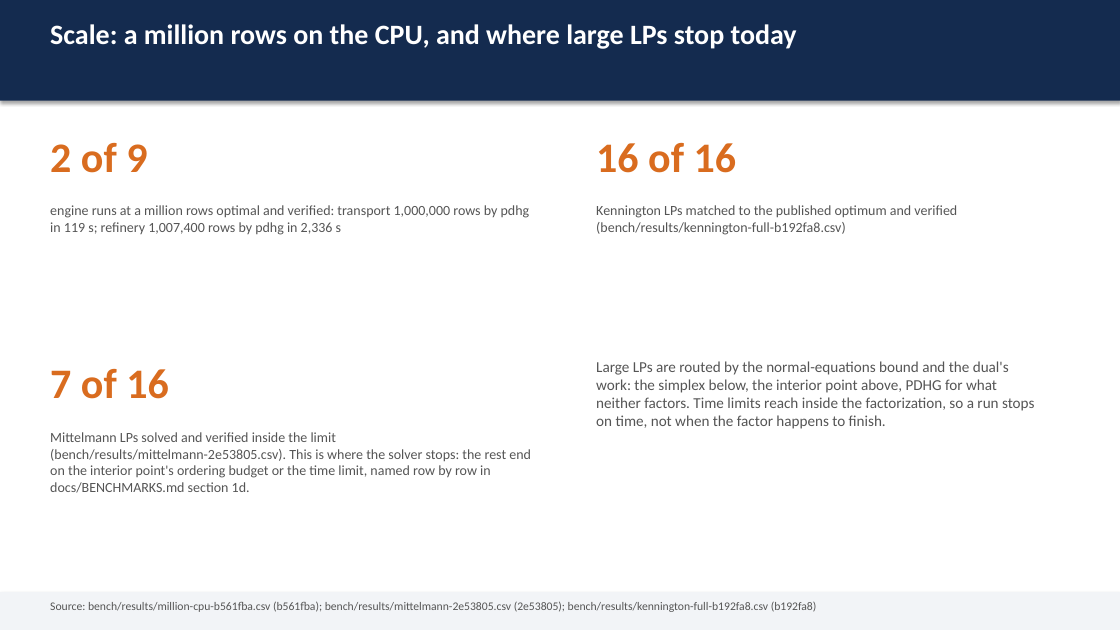
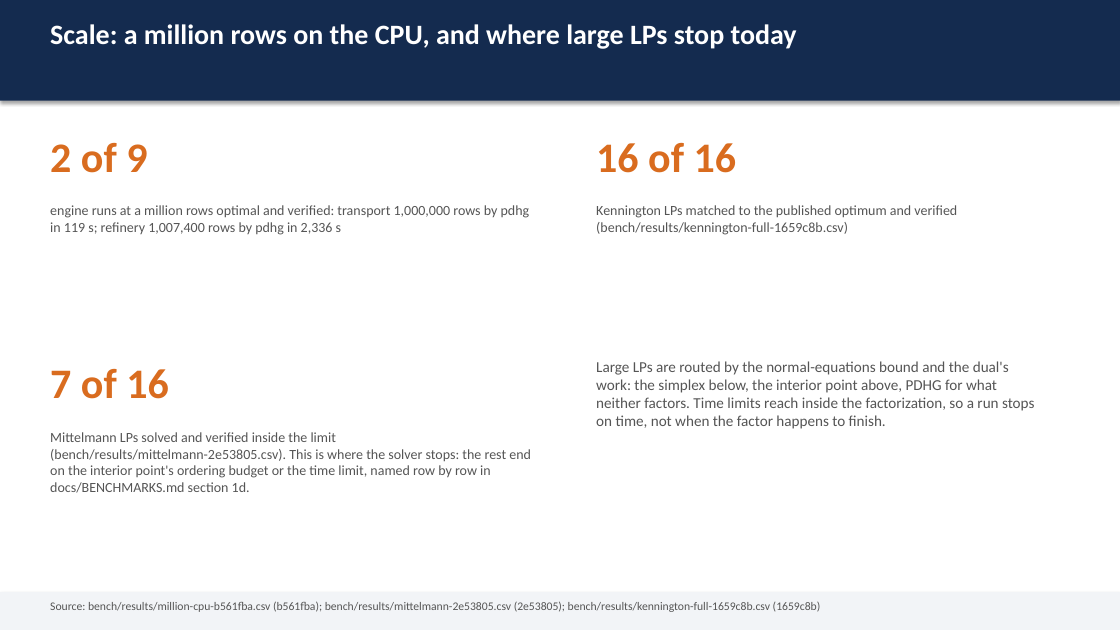
Before and after one commit to thegoodengineers/SANKHYA, a slide deck: slide 8 of docs/SANKHYA-deck.pptx. Drawn at 1120x630 pixels with LibreOffice and Linux fonts; fonts in the diff are those of the drawing. Boxes give left, top, right and bottom in pixels: in the first picture for what was removed or moved away, otherwise in the second. Text is boxed around its words. In the diff, an @@ line names an element or a change of style, - is before the commit and + after.

Commit message:
bench(main): Maros-Meszaros 131 optimal and 129 verified at the reference, pooling 38 of 39 with every certificate checked, and the LP sets, on main at 1659c8b
Every suite below ran through bench.yml on a GitHub-hosted runner, built from main at
1659c8b5 (after #1284, #1288, #1291 and #1282), at each set's stated protocol. The README
scoreboard, docs/BENCHMARKS.md and docs/REPORT.* are regenerated by their generators; the
README prose names the new counts and the merged capabilities a reader should see.

```diff
--- a/docs/SANKHYA-deck.pptx
+++ b/docs/SANKHYA-deck.pptx
@@ text at (596, 205, 957, 235): text changed @@
-Kennington LPs matched to the published optimum and verified (bench/results/kennington-full-b192fa8.csv)
+Kennington LPs matched to the published optimum and verified (bench/results/kennington-full-1659c8b.csv)
@@ text at (50, 601, 821, 612): text changed @@
-Source: bench/results/million-cpu-b561fba.csv (b561fba); bench/results/mittelmann-2e53805.csv (2e53805); bench/results/kennington-full-b192fa8.csv (b192fa8)
+Source: bench/results/million-cpu-b561fba.csv (b561fba); bench/results/mittelmann-2e53805.csv (2e53805); bench/results/kennington-full-1659c8b.csv (1659c8b)
```
Also in this commit, not shown: 4 other slides changed, 17 other files.
